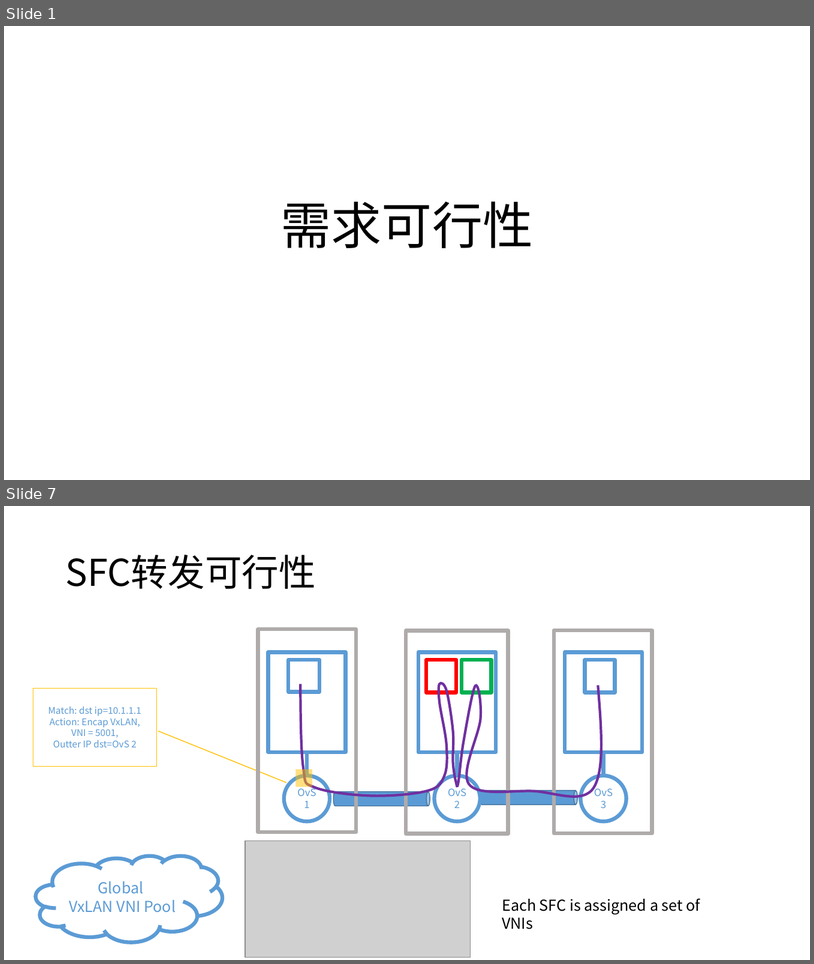
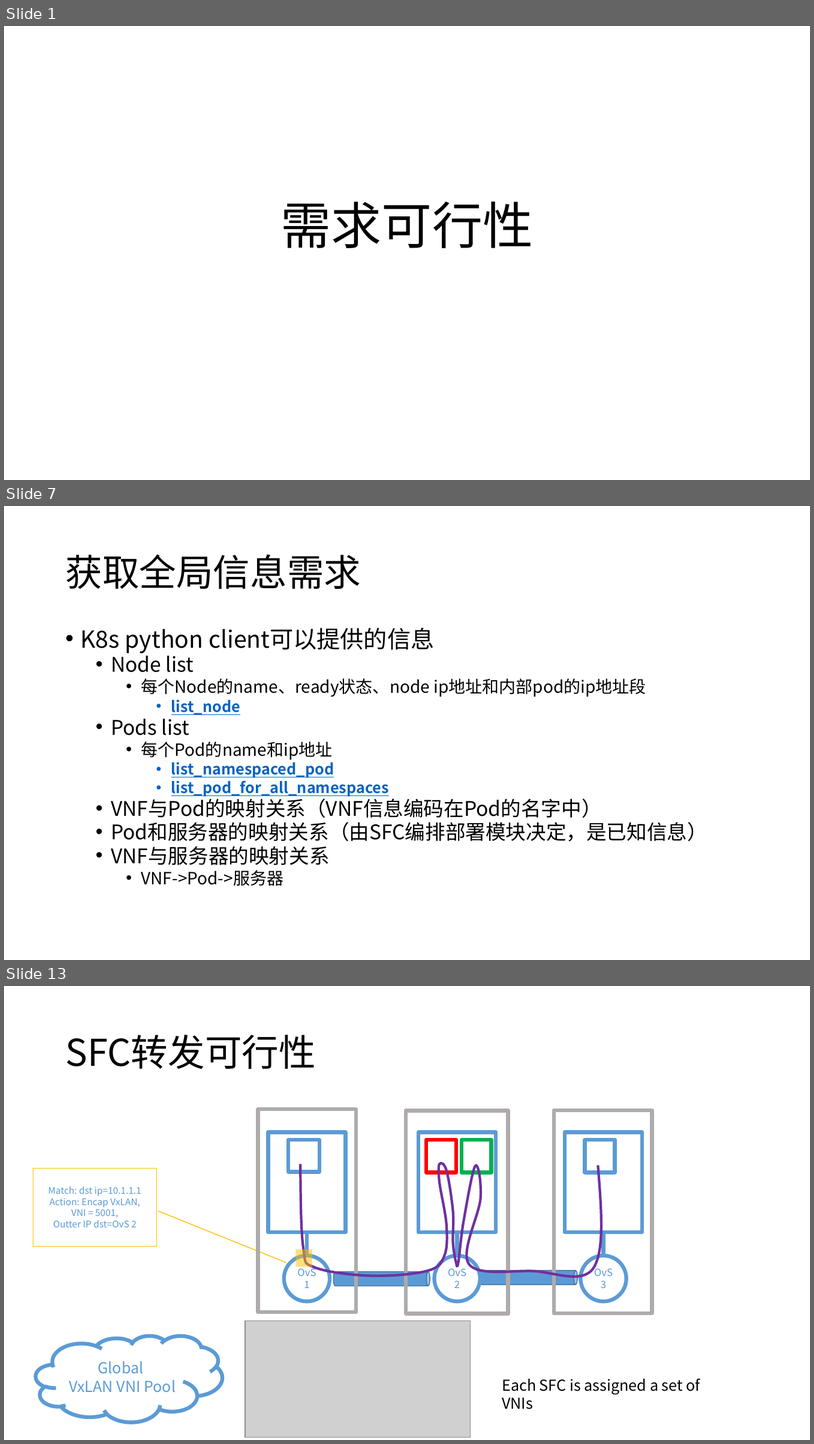
Before and after one commit to magaboomchen/SelfAdaptiveMano, a slide deck: doc/SoftwareEngineering/SoftwareRequirements/RequirementFeasibility.pptx. Shown one above the other, each under a label of ours: slides 1 and 7 before the commit, slides 1, 7 and 13 after it; the slides between them are not shown. The pictures are 814x964 and 814x1444 pixels, drawn with LibreOffice and Linux fonts; fonts in the diff are those of the drawing; grey boxes stand for pictures. Boxes give left, top, right and bottom in pixels: in the first picture for what was removed or moved away, otherwise in the second. Text is boxed around its words. In the diff, an @@ line names an element or a change of style, - is before the commit and + after.

Commit message:
add k8s python client program

```diff
--- a/doc/SoftwareEngineering/SoftwareRequirements/RequirementFeasibility.pptx
+++ b/doc/SoftwareEngineering/SoftwareRequirements/RequirementFeasibility.pptx
@@ slide 7 added at (x1=4, y1=506, x2=810, y2=960), background #FFFFFF @@
@@ title added at (x1=65, y1=554, x2=361, y2=589), 44 pt, text #000000 @@
+获取全局信息需求
@@ text added at (x1=81, y1=627, x2=708, y2=886), 24 pt, text #000000 @@
+• K8s python client可以提供的信息
+  • Node list
+    • 每个Node的name、ready状态、node ip地址和内部pod的ip地址段
+      • list_node
+  • Pods list
+    • 每个Pod的name和ip地址
+      • list_namespaced_pod
+      • list_pod_for_all_namespaces
+  • VNF与Pod的映射关系（VNF信息编码在Pod的名字中）
+  • Pod和服务器的映射关系（由SFC编排部署模块决定，是已知信息）
+  • VNF与服务器的映射关系
+    • VNF->Pod->服务器
@@ what was slide 7 is now slide 13 @@
```
Also in this commit, not shown: 6 slides changed, 9 other slides added, 5 other files.
